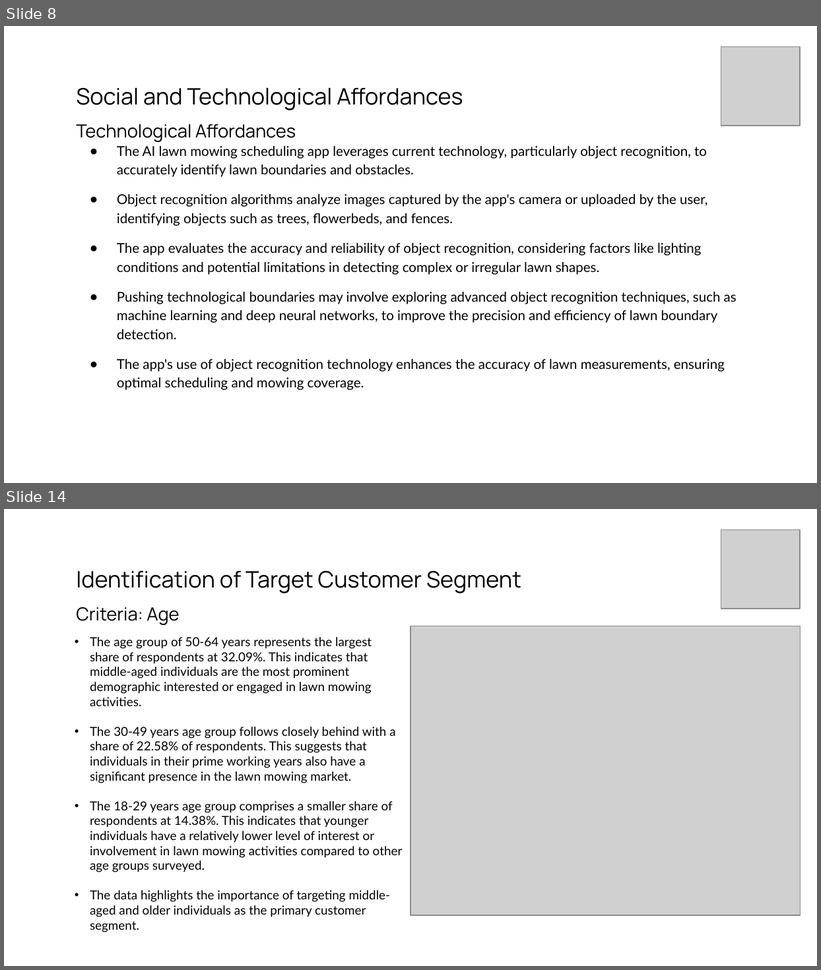
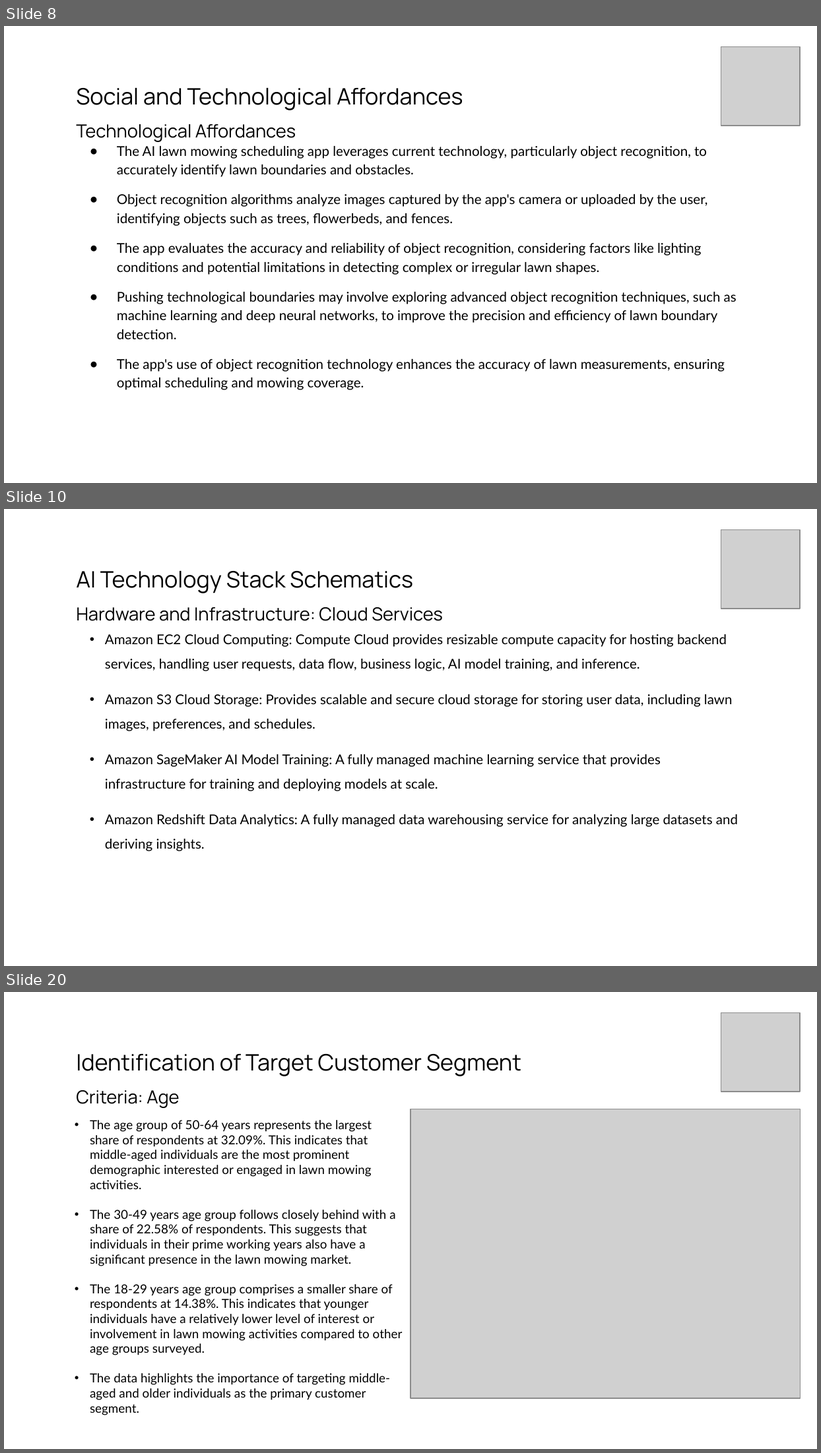
Before and after one commit to gasserahmed/VT-MIT, a slide deck: MGT5824-Tech-based Entrepreneurship/Assignments/Milestone #2 - Venture Solution Prototype & Social Affordances/gasser18-milestone2_prototype_and_social_affordances_slides.pptx. Shown one above the other, each under a label of ours: slides 8 and 14 before the commit, slides 8, 10 and 20 after it; the slides between them are not shown. The pictures are 821x970 and 821x1453 pixels, drawn with LibreOffice and Linux fonts; fonts in the diff are those of the drawing; grey boxes stand for pictures. Boxes give left, top, right and bottom in pixels: in the first picture for what was removed or moved away, otherwise in the second. Text is boxed around its words. In the diff, an @@ line names an element or a change of style, - is before the commit and + after.

```diff
--- a/MGT5824-Tech-based Entrepreneurship/Assignments/Milestone #2 - Venture Solution Prototype & Social Affordances/gasser18-milestone2_prototype_and_social_affordances_slides.pptx
+++ b/MGT5824-Tech-based Entrepreneurship/Assignments/Milestone #2 - Venture Solution Prototype & Social Affordances/gasser18-milestone2_prototype_and_social_affordances_slides.pptx
@@ slide 10 added at (4, 509, 817, 966), background #FFFFFF @@
@@ picture added at (721, 530, 800, 609) @@
@@ title added at (76, 571, 443, 621), 16 pt, text #000000 @@
+AI Technology Stack Schematics
+Hardware and Infrastructure: Cloud Services
@@ text added at (105, 634, 738, 852), 12 pt, text #000000 @@
+• Amazon EC2 Cloud Computing: Compute Cloud provides resizable compute capacity for hosting backend services, handling user requests, data flow, business logic, AI model training, and inference.
+• Amazon S3 Cloud Storage: Provides scalable and secure cloud storage for storing user data, including lawn images, preferences, and schedules.
+• Amazon SageMaker AI Model Training: A fully managed machine learning service that provides infrastructure for training and deploying models at scale.
+• Amazon Redshift Data Analytics: A fully managed data warehousing service for analyzing large datasets and deriving insights.
@@ what was slide 14 is now slide 20 @@
```
Also in this commit, not shown: 4 slides changed, 5 other slides added.
